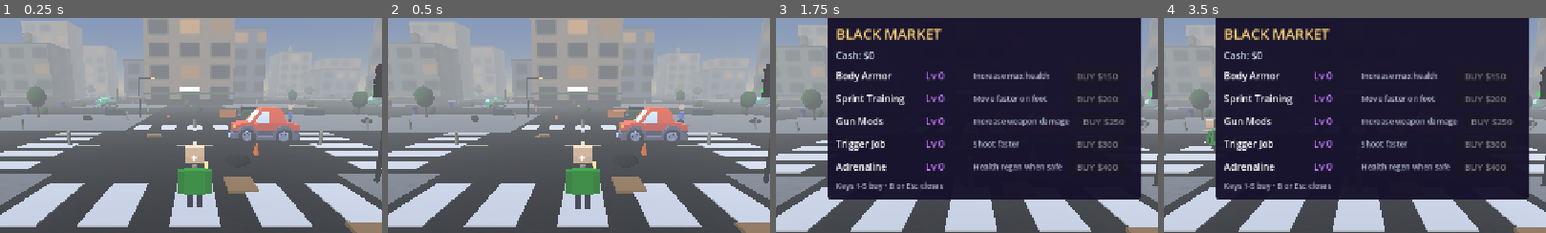
Above: before the commit, frames 1-4 (left to right).
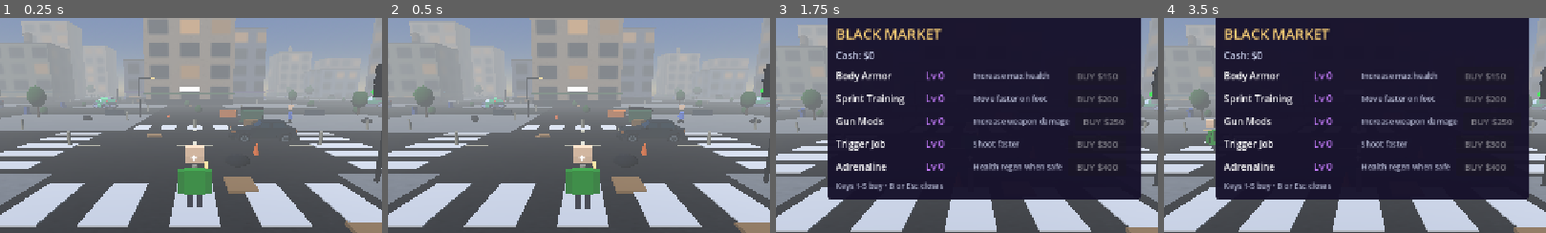
Above: after the commit, the same moments.

Repository: veruca-vee/Grand-Ol-Dilly-Dallies-of-Transportation.
Game: Godot game, scene res://gate3d/Gate3D.tscn
Two runs of this game, one before a commit and one after it. Both use one fixed random seed, a clock stepped at 60 frames per second and the inputs below.
Inputs (mouse positions are % of the whole screen's width and height, from its top left):
- Up to frame 1 (0.25 s): no input
- Up to frame 2 (0.5 s): no input
- Up to frame 3 (1.75 s): tap Enter at 0.5 s; move the mouse to (45, 70) at 0.52 s; hold W from 0.53 s (still down); tap B at 0.6 s; click (45, 70) at 0.67 s; tap Space at 1.25 s; move the mouse to (80, 65) at 1.27 s; tap 1 at 1.35 s
- Up to frame 4 (3.5 s): tap Enter at 2 s; move the mouse to (20, 35) at 2.02 s; release W at 2.03 s; hold A from 2.03 s (still down); tap 5 at 2.1 s; tap Space at 2.75 s; move the mouse to (55, 50) at 2.77 s; tap E at 2.85 s; click (55, 50) at 2.92 s
The pictures show only the part of the screen within x 24-74%, y 17-67%; the shares and areas given below are measured in that part.

The runs differ from the first frame. In frame 1, 1.9% of the frame differs, in the area x 59-79%, y 41-58%; in frame 2, 1.9%; in frame 3, less than 0.1%; in frame 4, less than 0.1%.

Commit message:
Getaway 1: Kimi getaway sedan integrated as fleet spot 0 (TDD, red first)
The Kimi 3D Make sedan (Vee-approved preview 2026-11-07) is the
hero car beside player spawn. Intake-probed from the file itself:
2,392 tris, 14 flat materials, measured AABB 2.092 x 1.513 x
4.759 m (note said 4.80 — measured wins), nose -Z proven three
ways, four separate Wheel_FL/FR/RL/RR nodes, radius 0.40.

Car3D gains a per-model config (file, scale, flip, spin radius,
wheel mode); Kenney entries carry the exact pre-gate constants
(MODEL_SCALE kept public — gate3d_main's service dressing uses
it). The sedan scales DOWN x0.8406 to the unchanged 4.0
collision length, no nose flip, and its wheels compose
yaw * home-basis * axle-spin (baked rotY bases; the kit's euler
writes do not apply). Physics/collision untouched for all cars.

Contract: autotest section 14 —
AUTOTEST PASS: getaway1 kimi_sedan scale orientation wheels_spin
RED recorded first (spot 0 was 'sedan', GLB absent, exit 1).
Section 13's atlas probe now walks the whole fleet (labelled
test-design correction: spot 0 is untextured now; the contract
is 'atlas on a fleet car').

Verified at Godot 4.7.2: import 0 errors, smoketest 5/5,
autotest 10/10 (all prior lines verbatim), 1200 frames 0 script
errors, data hashes unchanged, DATA PARITY + PARSER SELFTEST
PASS, export + clean-dir binary autotest 10/10, Xvfb carshot
frames the sedan (6,889 unique colours). Real-hardware look
remains [unverified].

Diff:
--- a/engine/gate3d/car3d.gd
+++ b/engine/gate3d/car3d.gd
@@ -14,12 +14,36 @@
 # seam); _ready builds that model.
 var model_name: String = "sedan"
 const MODEL_DIR := "res://assets/kenney_car_kit/"
-# Research measurement (ASSET_RESEARCH §2): the kit sedan is
-# 2.55 long against our 4.0 collision length -> x1.55.
+# Per-model build config (GETAWAY1: the fleet is no longer
+# Kenney-only). Fields: file, scale (visual -> the unchanged
+# 4.0 collision length), flip (kit nose is +Z, physics forward
+# is -Z; the Kimi sedan's nose is already -Z), spin_r (the
+# effective wheel radius at scale — the honest divisor for
+# spin, angle = distance / r), wheel_mode ("kit": wheel nodes
+# named wheel-front-*/wheel-back-* driven by euler writes;
+# "axle": Wheel_FL/FR/RL/RR nodes whose baked rotY basis is
+# composed with yaw + axle spin instead).
+# Kenney values are the pre-GETAWAY1 constants, unchanged:
+# kit sedan 2.55 long -> x1.55 (ASSET_RESEARCH §2); kit wheel
+# radius 0.30 native x 1.55 = 0.465.
+const MODEL_CFG := {
+	"getaway_sedan": {
+		"file": "res://assets/kimi_getaway/Felony_City_Getaway_Sedan.glb",
+		"scale": 0.8406, "flip": false, "spin_r": 0.3362,
+		"wheel_mode": "axle",
+	},
+}
+# The kit scale as a public constant: gate3d_main's service-
+# vehicle dressing scales kit GLBs by it directly.
 const MODEL_SCALE := 1.55
-# Kit wheel radius (0.30 native) at MODEL_SCALE: the honest
-# divisor for spin (angle = distance / r).
-const WHEEL_R := 0.465
+const KIT_CFG := {"scale": MODEL_SCALE, "flip": true, "spin_r": 0.465, "wheel_mode": "kit"}
+
+func _cfg() -> Dictionary:
+	if MODEL_CFG.has(model_name):
+		return MODEL_CFG[model_name]
+	var c := KIT_CFG.duplicate()
+	c["file"] = MODEL_DIR + model_name + ".glb"
+	return c
 
 var speed: float = 0.0
 var max_speed: float = 24.0
@@ -81,26 +105,34 @@
 	add_child(shape)
 	_build_model()
 
-# Instance the kit model and wire its parts. The kit's nose
-# is +Z (probe, ASSETS1 gate: wheel-front-* sit at positive
-# Z in Godot space); this car's forward is -Z, so the model
-# root turns PI to face the way the physics drives. Wheel
-# centres sit at native y 0.30 with radius 0.30, so at
-# MODEL_SCALE the tyres touch y=0 exactly at the car origin.
+# Instance the model and wire its parts, per _cfg(). Kit
+# models: nose is +Z (probe, ASSETS1 gate: wheel-front-* sit
+# at positive Z in Godot space) while this car's forward is
+# -Z, so the model root turns PI; wheel centres sit at native
+# y 0.30 with radius 0.30, so at the kit scale the tyres touch
+# y=0 exactly at the car origin. The getaway sedan needs no
+# flip (nose already -Z, GETAWAY1 probe) and its wheel nodes
+# carry a baked rotY basis, stored as "home" for the axle-mode
+# composition in _physics_process.
 func _build_model() -> void:
-	var ps: PackedScene = load(MODEL_DIR + model_name + ".glb")
+	var cfg := _cfg()
+	var ps: PackedScene = load(str(cfg["file"]))
 	if ps == null:
 		return
 	model_root = ps.instantiate() as Node3D
-	model_root.scale = Vector3.ONE * MODEL_SCALE
-	model_root.rotation.y = PI
+	model_root.scale = Vector3.ONE * float(cfg["scale"])
+	if bool(cfg["flip"]):
+		model_root.rotation.y = PI
 	add_child(model_root)
+	var axle := str(cfg["wheel_mode"]) == "axle"
 	var stack: Array = [model_root]
 	while not stack.is_empty():
 		var n: Node = stack.pop_back()
 		if n is MeshInstance3D:
 			var lname := n.name.to_lower()
-			if lname.begins_with("wheel-front-") or lname.begins_with("wheel-back-"):
+			if axle and (lname == "wheel_fl" or lname == "wheel_fr" or lname == "wheel_rl" or lname == "wheel_rr"):
+				glb_wheels.append({"node": n, "front": lname == "wheel_fl" or lname == "wheel_fr", "home": (n as Node3D).transform.basis})
+			elif not axle and (lname.begins_with("wheel-front-") or lname.begins_with("wheel-back-")):
 				glb_wheels.append({"node": n, "front": lname.begins_with("wheel-front-")})
 			else:
 				body_meshes.append(n)
@@ -147,16 +179,28 @@
 		speed = move_toward(speed, 0.0, 20.0 * delta)
 		steer_visual = move_toward(steer_visual, 0.0, delta * 3.0)
 	if abs(speed) > 0.01:
-		spin_angle -= speed * delta / WHEEL_R
-	# The model root is turned PI, so a wheel's local rotation.x
-	# runs against the car's frame: -spin_angle is what rolls
-	# the tyre the way the car travels (probe + axis math in
-	# the gate README). Yaw keeps steer_visual's sign — about
-	# the shared Y axis the flip adds PI, it does not negate.
+		spin_angle -= speed * delta / float(_cfg()["spin_r"])
+	# Kit wheels: the model root is turned PI, so a wheel's
+	# local rotation.x runs against the car's frame:
+	# -spin_angle is what rolls the tyre the way the car
+	# travels (probe + axis math in the gate README). Yaw keeps
+	# steer_visual's sign — about the shared Y axis the flip
+	# adds PI, it does not negate.
+	# Axle wheels (getaway sedan): the node's baked basis is
+	# composed as yaw * home * axle-spin. The tyre disc lies in
+	# the node's local XY plane with its axle along local Z,
+	# so spinning about local Z rolls it; home maps that axle
+	# onto the car's lateral axis, and the front pair's yaw is
+	# applied in car space first. Spin direction matches the
+	# kit path by construction (GETAWAY1_SPEC S4).
 	for went in glb_wheels:
 		var wn: Node3D = went["node"]
-		wn.rotation.x = -spin_angle
-		wn.rotation.y = steer_visual if bool(went["front"]) else 0.0
+		if went.has("home"):
+			var yaw := steer_visual if bool(went["front"]) else 0.0
+			wn.basis = Basis(Vector3.UP, yaw) * (went["home"] as Basis) * Basis(Vector3(0, 0, 1), spin_angle)
+		else:
+			wn.rotation.x = -spin_angle
+			wn.rotation.y = steer_visual if bool(went["front"]) else 0.0
 	var forward := -global_transform.basis.z
 	velocity.x = forward.x * speed
 	velocity.z = forward.z * speed
--- a/engine/gate3d/gate3d_main.gd
+++ b/engine/gate3d/gate3d_main.gd
@@ -214,7 +214,9 @@
 	# Assets Step 1: the fleet is Kenney Car Kit models now
 	# (ASSETS1_SPEC statement 1) — six distinct GLBs over the
 	# six spots, deterministic like the Detail 1 spread was.
-	var car_models := ["sedan", "hatchback-sports", "taxi", "van", "truck", "sedan-sports"]
+	# GETAWAY1 (2026-11-07): spot 0 is the Kimi getaway sedan
+	# (GETAWAY1_SPEC S1); the other five spots stay Kenney.
+	var car_models := ["getaway_sedan", "hatchback-sports", "taxi", "van", "truck", "sedan-sports"]
 	for i in range(car_spots.size()):
 		var car := Car3D.new()
 		car.model_name = car_models[i]
@@ -2064,7 +2066,14 @@
 	if not ResourceLoader.exists("res://assets/kenney_car_kit/Textures/colormap.png"):
 		fails9.append("atlas: res://assets/kenney_car_kit/Textures/colormap.png does not resolve in the tree")
 	var textured := false
-	var mstack: Array = [cars[0]]
+	# GETAWAY1 test-design correction (labelled, same shape as
+	# the assets1 probe correction above): the contract is "the
+	# atlas is on a fleet car at runtime"; spot 0 is now the
+	# untextured Kimi sedan, so the probe walks the whole fleet
+	# instead of only the first car.
+	var mstack: Array = []
+	for c0 in cars:
+		mstack.append(c0)
 	while not mstack.is_empty() and not textured:
 		var mn2: Node = mstack.pop_back()
 		if mn2 is MeshInstance3D:
@@ -2077,7 +2086,7 @@
 		for ch in mn2.get_children():
 			mstack.append(ch)
 	if not textured:
-		fails9.append("atlas: no textured material found on the first fleet car at runtime")
+		fails9.append("atlas: no textured material found on any fleet car at runtime")
 	var wc: Car3D = cars[1]
 	var gw: Variant = wc.get("glb_wheels")
 	if gw == null or (gw as Array).is_empty():
@@ -2119,6 +2128,81 @@
 		if rear_yaw > 0.05:
 			fails9.append("wheels_spin: rear GLB wheels yawed %.2f rad under steering, expected ~0" % rear_yaw)
 
+	# --- 14. Getaway 1: Kimi sedan (GETAWAY1_SPEC) ---
+	# The hero car: fleet spot 0 is the Kimi 3D Make getaway
+	# sedan — probed scale honest against the unchanged 4.0
+	# collision length, nose already -Z (no flip), its four
+	# named wheel nodes spin on their axle and steer at the
+	# front. Statements S1-S5 in design/GETAWAY1_SPEC.md.
+	var fails10: Array[String] = []
+	var hero: Car3D = cars[0]
+	if str(hero.get("model_name")) != "getaway_sedan":
+		fails10.append("kimi_sedan: fleet spot 0 is '%s', expected the getaway sedan" % str(hero.get("model_name")))
+	if not ResourceLoader.exists("res://assets/kimi_getaway/Felony_City_Getaway_Sedan.glb"):
+		fails10.append("kimi_sedan: res://assets/kimi_getaway/Felony_City_Getaway_Sedan.glb does not resolve in the tree")
+	var hva := _local_visual_aabb(hero)
+	if absf(hva.size.z - 4.0) > 0.7:
+		fails10.append("scale: getaway sedan visual length %.2f, expected within 0.7 of the 4.0 collision length" % hva.size.z)
+	if absf(hva.size.x - 1.8) > 0.3:
+		fails10.append("scale: getaway sedan visual width %.2f, expected within 0.3 of the 1.8 collision width" % hva.size.x)
+	var hw: Variant = hero.get("glb_wheels")
+	if hw == null or (hw as Array).size() != 4:
+		fails10.append("wheels_spin: getaway sedan exposes %d wheel nodes, expected 4" % (0 if hw == null else (hw as Array).size()))
+	else:
+		var hwheels: Array = hw
+		# Orientation (S3): the wheels flagged front must sit at
+		# the car's -Z end in car-local space — the sedan's nose
+		# (headlights/hood end) is its forward.
+		for went in hwheels:
+			var wn2: Node3D = went["node"]
+			var local_p: Vector3 = hero.global_transform.affine_inverse() * wn2.global_position
+			if bool(went["front"]) and local_p.z > -0.8:
+				fails10.append("orientation: wheel '%s' flagged front but sits at car-local z %.2f (expected < -0.8)" % [wn2.name, local_p.z])
+			if not bool(went["front"]) and local_p.z < 0.8:
+				fails10.append("orientation: wheel '%s' flagged rear but sits at car-local z %.2f (expected > 0.8)" % [wn2.name, local_p.z])
+		# Spin (S4): roll the hero and accumulate a front wheel's
+		# per-frame basis rotation (per-frame steps stay < PI,
+		# so quaternion angles don't wrap).
+		hero.global_position = Vector3(-12, 0.2, 30)
+		hero.rotation.y = 0.0
+		hero.velocity = Vector3.ZERO
+		for i in range(3):
+			await get_tree().physics_frame
+		var wf: Node3D = null
+		var wr: Node3D = null
+		for went in hwheels:
+			if bool(went["front"]) and wf == null:
+				wf = went["node"]
+			if not bool(went["front"]) and wr == null:
+				wr = went["node"]
+		hero.speed = 12.0
+		var prev_q := wf.global_transform.basis.get_rotation_quaternion()
+		var spun := 0.0
+		for i in range(10):
+			await get_tree().physics_frame
+			var q := wf.global_transform.basis.get_rotation_quaternion()
+			spun += prev_q.angle_to(q)
+			prev_q = q
+		hero.speed = 0.0
+		if spun < 2.0:
+			fails10.append("wheels_spin: getaway front wheel accumulated %.2f rad in 10 frames at speed 12, expected > 2.0 (speed/r)" % spun)
+		# Steer (S4): front wheel axles tilt under steering,
+		# rear axles stay put. Axle = the wheel basis's Z axis
+		# expressed in car-local space.
+		hero.driven = true
+		hero.set("drive_override", Vector2(1, 0))
+		for i in range(20):
+			await get_tree().physics_frame
+		hero.set("drive_override", Vector2(NAN, NAN))
+		hero.driven = false
+		var inv_b := hero.global_transform.basis.inverse()
+		var axle_f := (inv_b * (wf.global_transform.basis * Vector3(0, 0, 1))).normalized()
+		var axle_r := (inv_b * (wr.global_transform.basis * Vector3(0, 0, 1))).normalized()
+		if absf(axle_f.z) < 0.15:
+			fails10.append("wheels_spin: getaway front axle tilt %.2f under steering, expected > 0.15" % absf(axle_f.z))
+		if absf(axle_r.z) > 0.05:
+			fails10.append("wheels_spin: getaway rear axle tilt %.2f under steering, expected ~0" % absf(axle_r.z))
+
 	# --- BUSTED wiring (moved from section 10): player death
 	# starts a 2.5 s scene-reload timer, so this runs dead last;
 	# sections 11-12 need real physics time and cannot live
@@ -2184,4 +2268,9 @@
 	else:
 		for f in fails9:
 			print("AUTOTEST FAIL: ", f)
-	get_tree().quit(0 if fails.is_empty() and fails2.is_empty() and fails3.is_empty() and fails4.is_empty() and fails5.is_empty() and fails6.is_empty() and fails7.is_empty() and fails8.is_empty() and fails9.is_empty() else 1)
+	if fails10.is_empty():
+		print("AUTOTEST PASS: getaway1 kimi_sedan scale orientation wheels_spin")
+	else:
+		for f in fails10:
+			print("AUTOTEST FAIL: ", f)
+	get_tree().quit(0 if fails.is_empty() and fails2.is_empty() and fails3.is_empty() and fails4.is_empty() and fails5.is_empty() and fails6.is_empty() and fails7.is_empty() and fails8.is_empty() and fails9.is_empty() and fails10.is_empty() else 1)
Binary file added: engine/assets/kimi_getaway/Felony_City_Getaway_Sedan.glb
Not shown, changed: SKELETON.md
Not shown, added: design/GETAWAY1_PLAN.md
Not shown, added: design/GETAWAY1_SPEC.md
Not shown, added: engine/assets/kimi_getaway/PROVENANCE.md
